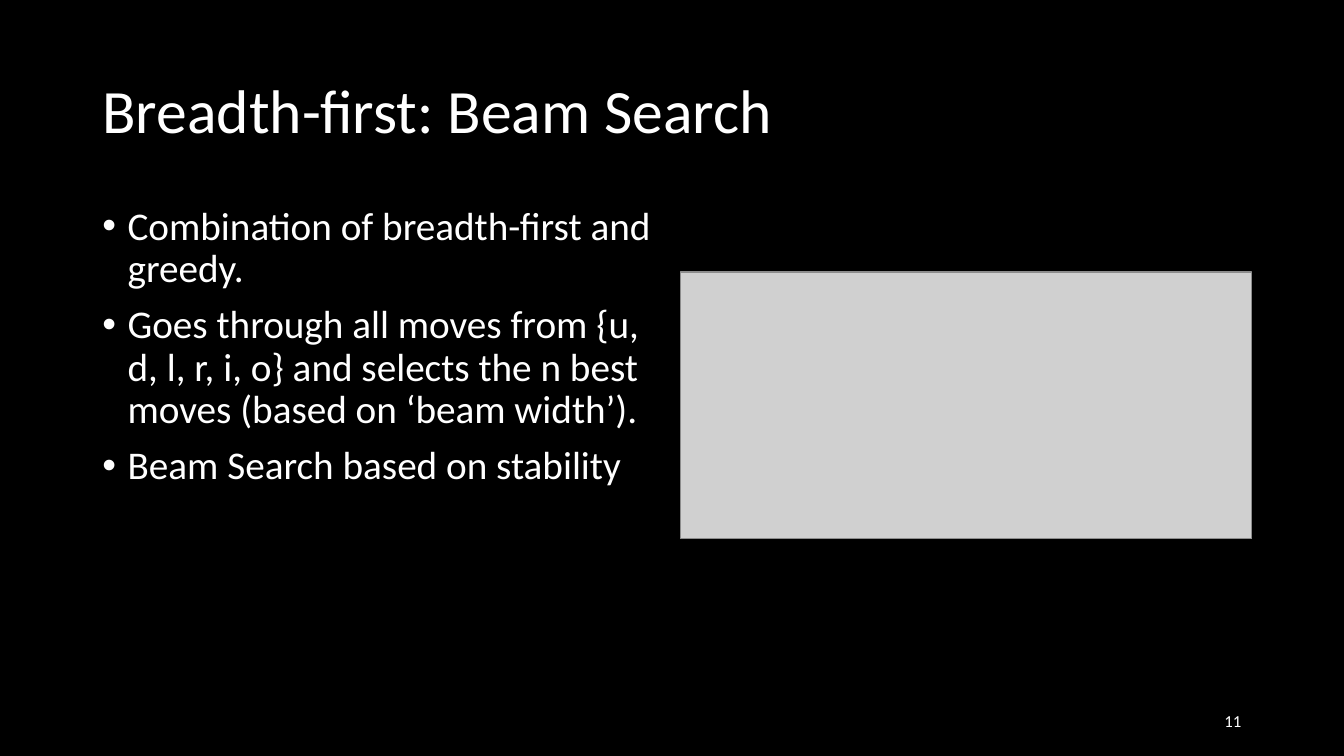
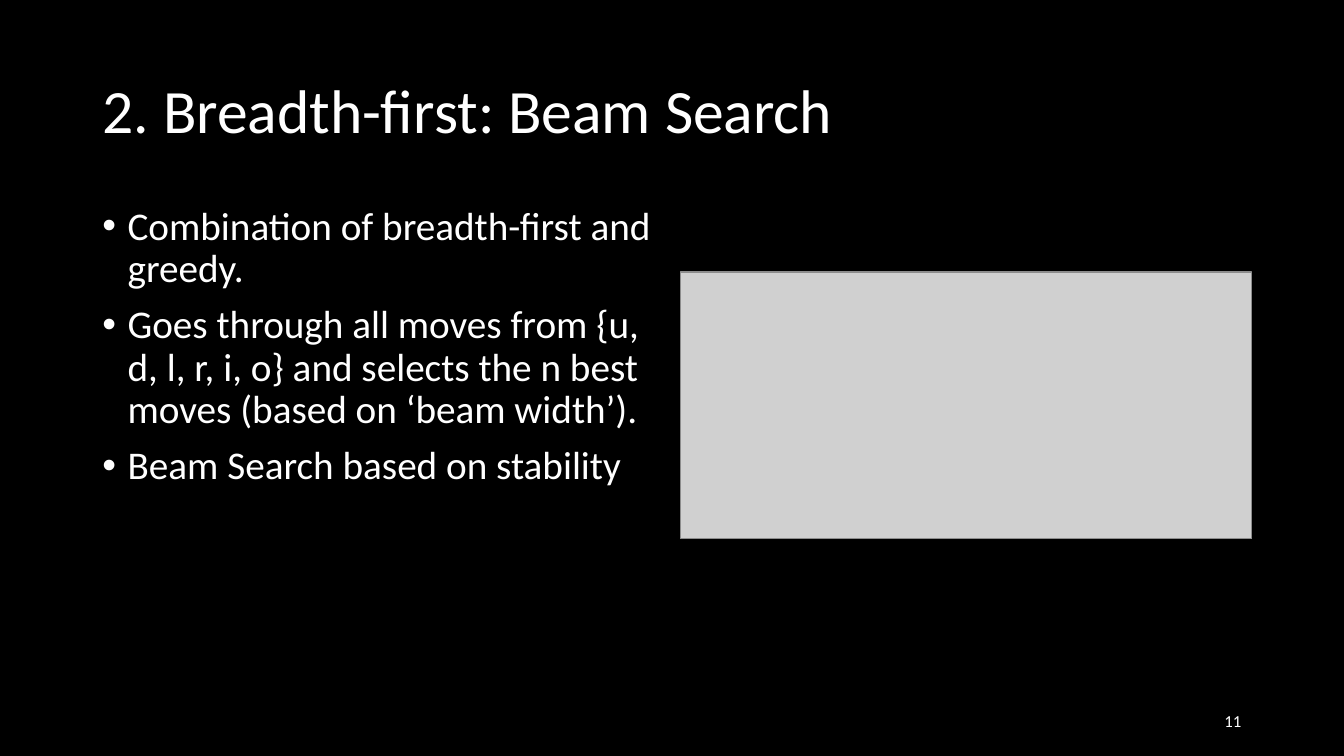
Before and after one commit to Loek21/Protein-Pow-d-er, a slide deck: slide 11 of Documentation/PPP, Week 2, Meeting 1.pptx. Drawn at 1344x756 pixels with LibreOffice and Linux fonts; fonts in the diff are those of the drawing; grey boxes stand for pictures. Boxes give left, top, right and bottom in pixels: in the first picture for what was removed or moved away, otherwise in the second. Text is boxed around its words. In the diff, an @@ line names an element or a change of style, - is before the commit and + after.

Commit message:
PPP: Update
Done:
My slides
Numbering of titles
Added few pictures in my slides
Reformatted presentationformat slide
Removed Datastructure reminder slide

```diff
--- a/Documentation/PPP, Week 2, Meeting 1.pptx
+++ b/Documentation/PPP, Week 2, Meeting 1.pptx
@@ title at bbox=[102, 90, 832, 134]: text changed @@
-Breadth-first: Beam Search
+2. Breadth-first: Beam Search
```
Also in this commit, not shown: 14 other slides changed, 2 other files.
